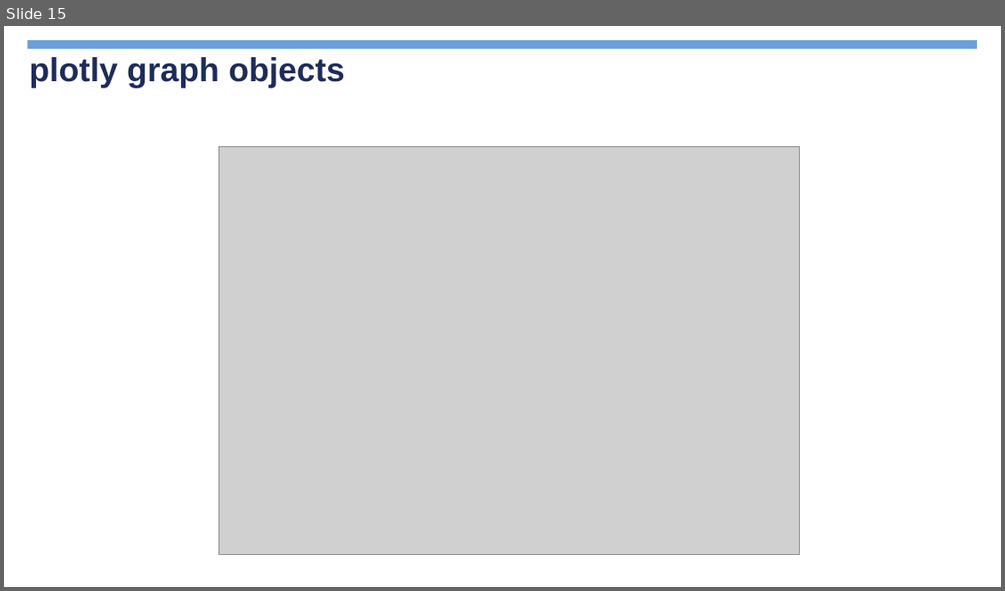
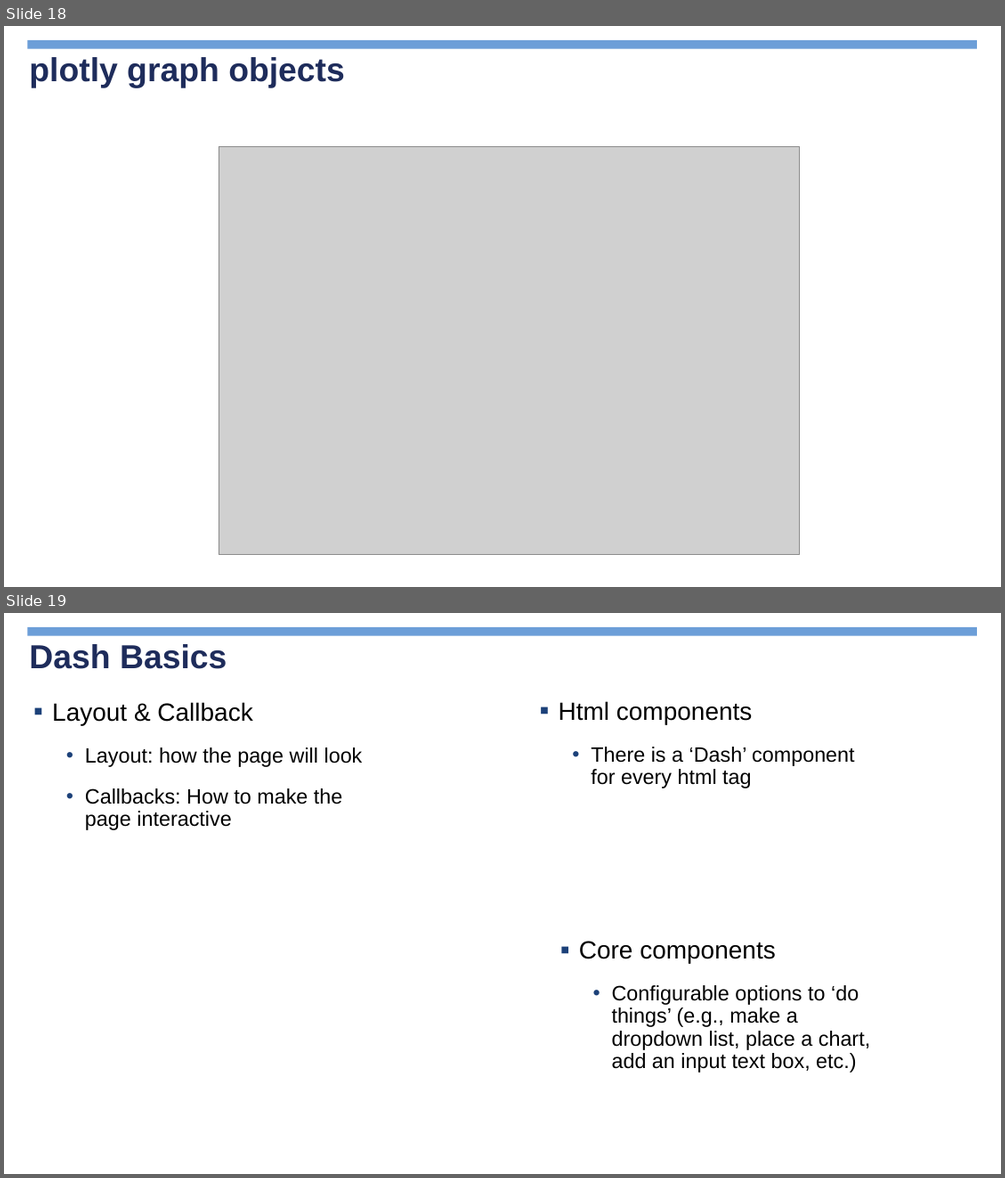
Before and after one commit to jimcody2014/Python-CDC, a slide deck: Dashboards/notes/Python Dashboards.pptx. Shown one above the other, each under a label of ours: slide 15 before the commit, slides 18 and 19 after it. The pictures are 1005x591 and 1005x1178 pixels, drawn with LibreOffice and Linux fonts; fonts in the diff are those of the drawing; grey boxes stand for pictures; background and template pictures are left out. Boxes give left, top, right and bottom in pixels: in the first picture for what was removed or moved away, otherwise in the second. Text is boxed around its words. In the diff, an @@ line names an element or a change of style, - is before the commit and + after.

```diff
--- a/Dashboards/notes/Python Dashboards.pptx
+++ b/Dashboards/notes/Python Dashboards.pptx
@@ slide 19 added at (x1=4, y1=613, x2=1001, y2=1174), background picture (left out); not listed: 1 template element that a slide beside it also shows @@
@@ title added at (x1=29, y1=644, x2=226, y2=669), 32 pt, text #1E2C5B, bold @@
+Dash Basics
@@ text added at (x1=52, y1=702, x2=363, y2=830), 20 pt, text #000000 @@
+▪ Layout & Callback
+  • Layout: how the page will look
+  • Callbacks: How to make the page interactive
@@ text added at (x1=558, y1=701, x2=855, y2=788), 20 pt, text #000000 @@
+▪ Html components
+  • There is a ‘Dash’ component for every html tag
@@ text added at (x1=579, y1=941, x2=870, y2=1072), 20 pt, text #000000 @@
+▪ Core components
+  • Configurable options to ‘do things’ (e.g., make a dropdown list, place a chart, add an input text box, etc.)
@@ page number added at (x1=769, y1=1135, x2=994, y2=1165), 13 pt, text #FFFFFF, bold @@
+19
@@ what was slide 15 is now slide 18 @@
```
Also in this commit, not shown: 3 slides changed, 3 other slides added, 4 slides removed, 19 other files.
